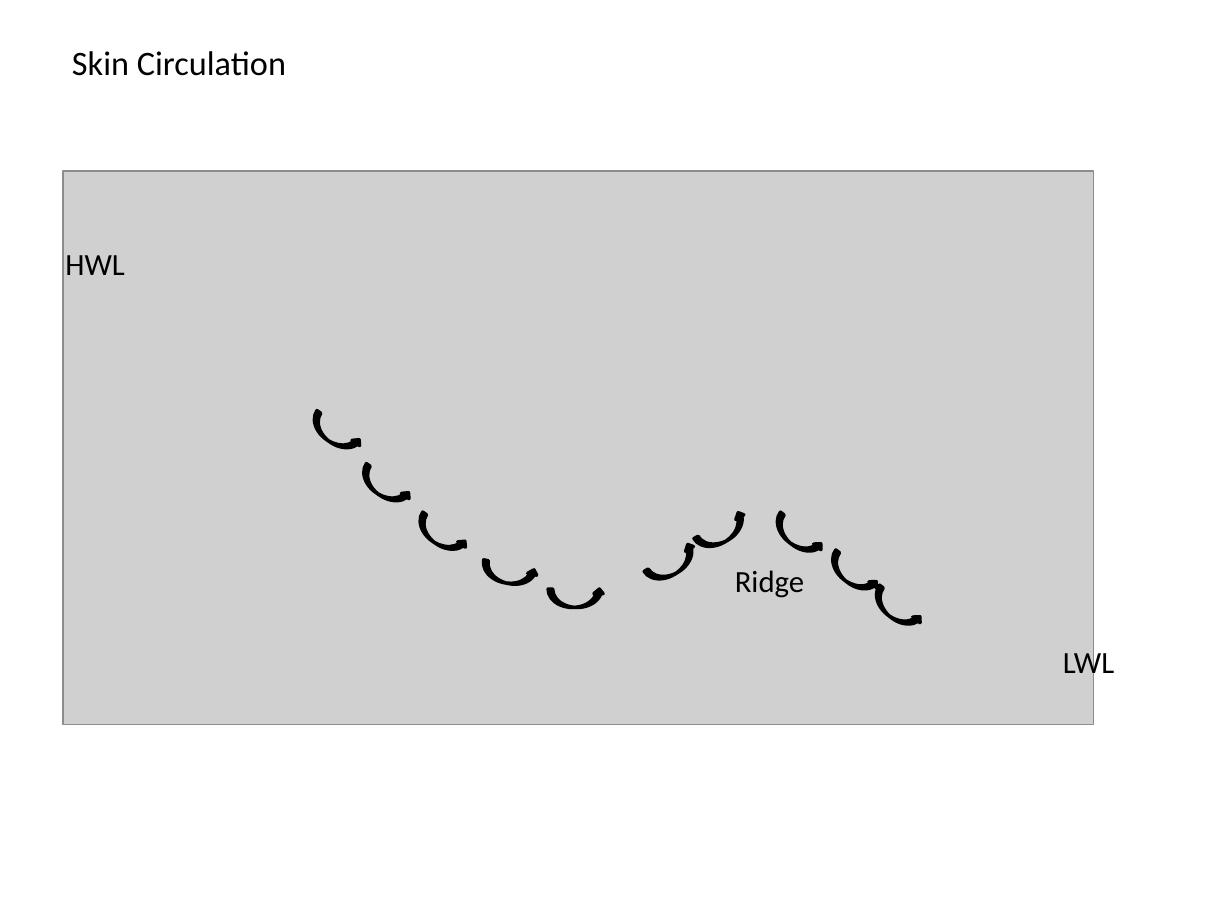
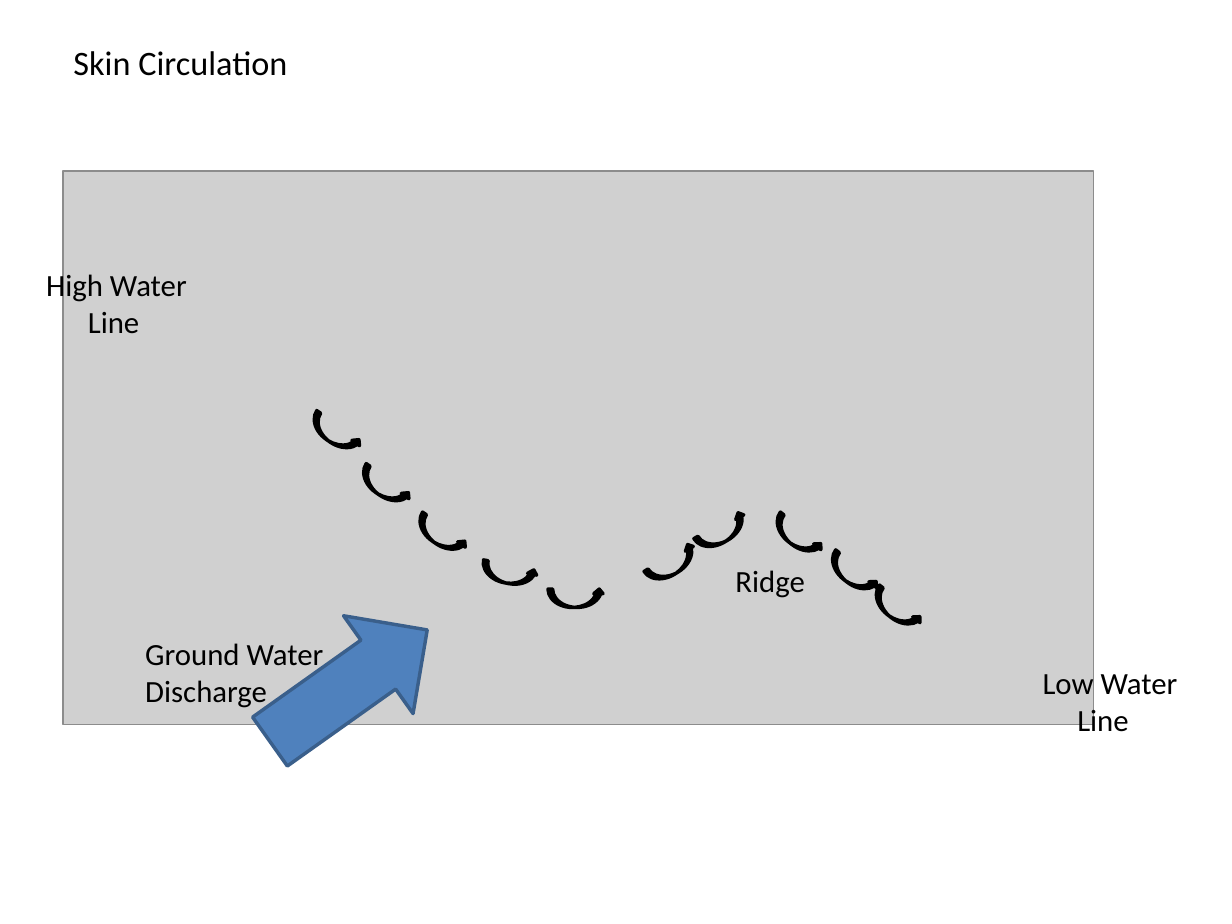
Before and after one commit to kaiiam/Spiekeroog_biogeo, a slide deck: slide 3 of week5/from_soeren/bime_illustration.pptx. Drawn at 1232x924 pixels with LibreOffice and Linux fonts; fonts in the diff are those of the drawing; grey boxes stand for pictures. Boxes give left, top, right and bottom in pixels: in the first picture for what was removed or moved away, otherwise in the second. Text is boxed around its words. In the diff, an @@ line names an element or a change of style, - is before the commit and + after.

```diff
--- a/week5/from_soeren/bime_illustration.pptx
+++ b/week5/from_soeren/bime_illustration.pptx
@@ text removed at box(65, 255, 124, 275) @@
-HWL
@@ text added at box(46, 270, 187, 333), 18 pt, text #000000 @@
+High Water
+Line
@@ up arrow added at box(235, 581, 461, 790), fill #4F81BD, outline #3A5F8C 2 pt @@
@@ text added at box(145, 643, 324, 710), 18 pt, text #000000 @@
+Ground Water
+Discharge
@@ text removed at box(1063, 647, 1114, 681) @@
-LWL
@@ text added at box(1043, 668, 1178, 732), 18 pt, text #000000 @@
+Low Water
+Line
```
Also in this commit, not shown: 2 other slides changed, 2 slides added, 4 other files.
